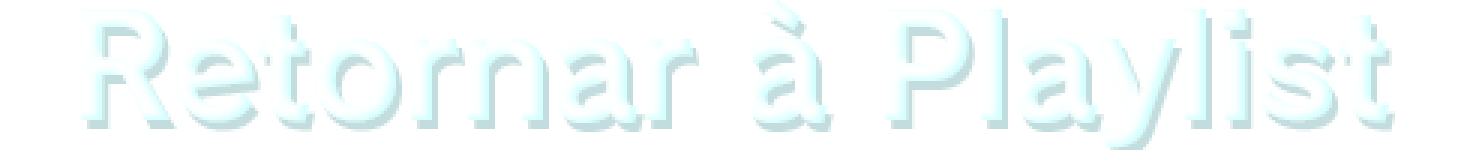
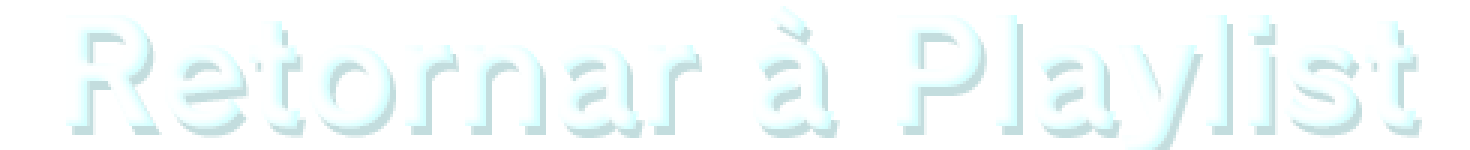
The second (1470, 150) image is a revision of the first. Changes to its layers:
added layer "Retornar à Playlist V2" above "Return to Playlist V2" over (66, 6, 1416, 150)
hid "Retornar à Playlist" over (81, 0, 1389, 150)
